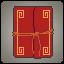
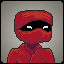
Comparing the layer stacks of the two 64 x 64 images. Changes:
added group "Ninja Master" with 2 layers above "Journal" over [7, 10, 55, 63]
added layer "Layer 18" in group "Ninja Master" over [7, 10, 55, 63]
added layer "Layer 13" (1st of 2, in "Ninja Master") in group "Ninja Master" over [9, 14, 53, 63]
hid group "Journal" (1 layers) over [12, 6, 54, 59]
showed group "Skeleton" (1 layers) over [9, 14, 53, 63]
